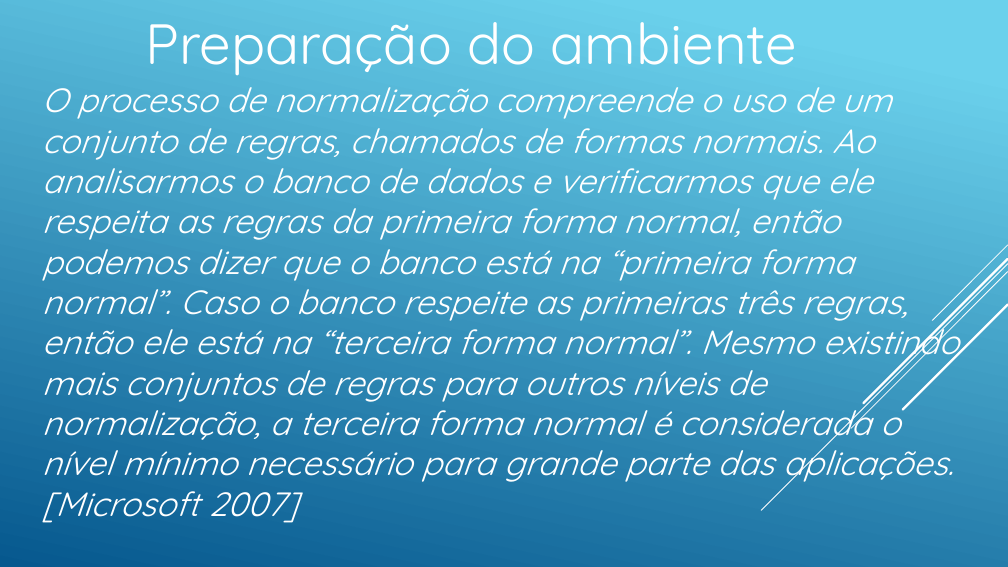
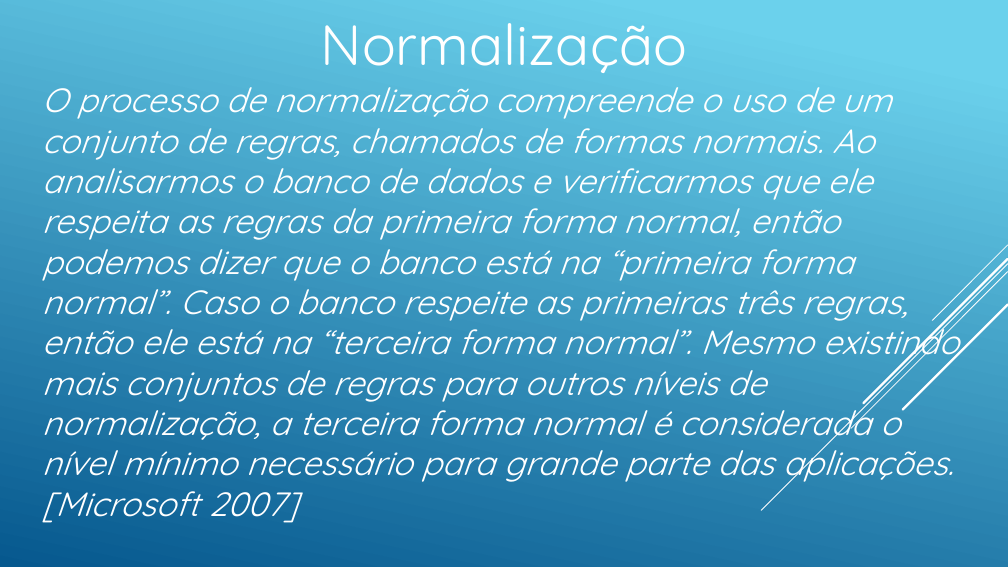
Before and after one commit to andreneves/BDIII, a slide deck: slide 4 of BDIIIA10.pptx. Drawn at 1008x567 pixels with LibreOffice and Linux fonts; fonts in the diff are those of the drawing. Boxes give left, top, right and bottom in pixels: in the first picture for what was removed or moved away, otherwise in the second. Text is boxed around its words. In the diff, an @@ line names an element or a change of style, - is before the commit and + after.

```diff
--- a/BDIIIA10.pptx
+++ b/BDIIIA10.pptx
@@ text removed at box(145, 22, 798, 75) @@
-Preparação do ambiente
@@ text added at box(321, 23, 687, 73), 54 pt, text #FFFFFF @@
+Normalização
```
Also in this commit, not shown: 16 other slides changed.
